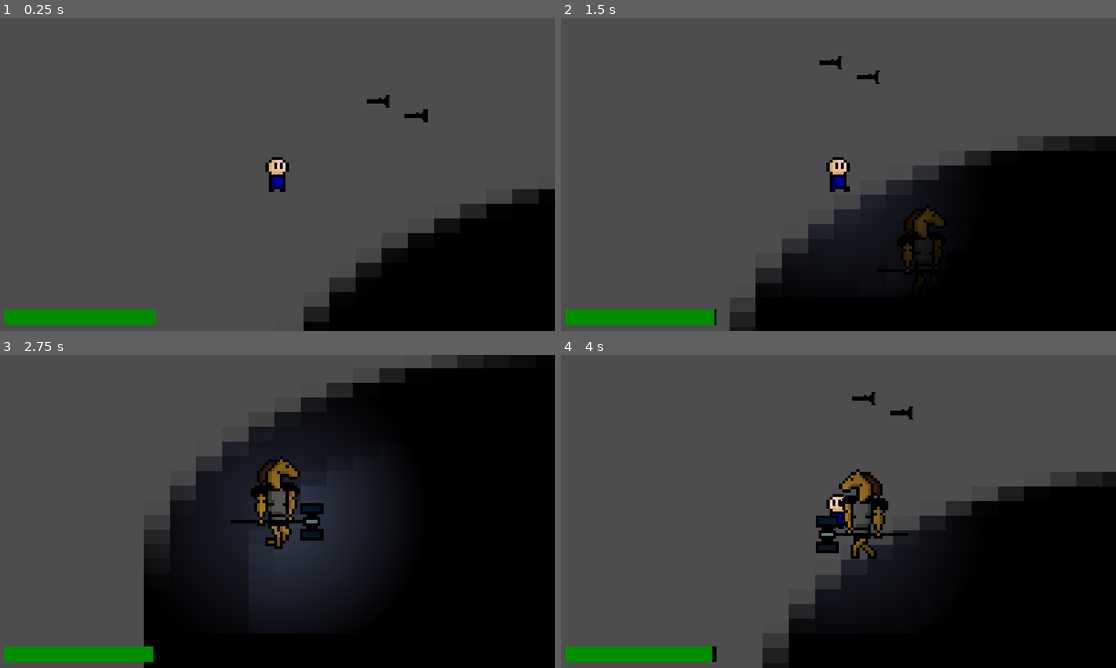
Above: before the commit, frames 1-4 (two rows, left to right).
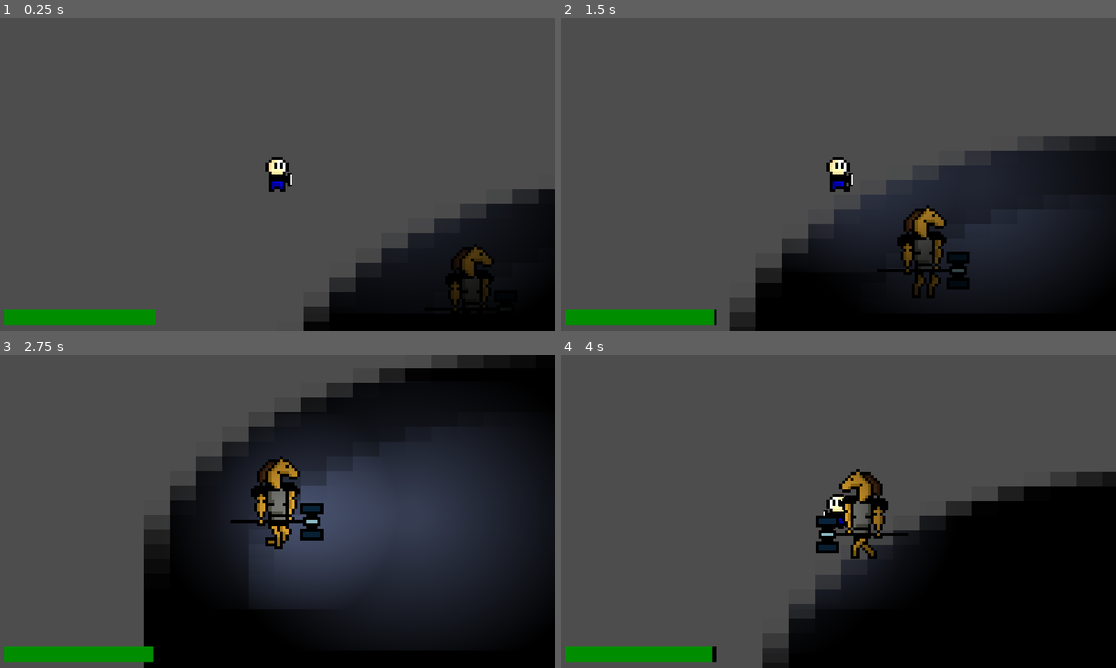
Above: after the commit, the same moments.

Repository: SportWizard/Horror-Game
Game: Godot game, scene res://game.tscn
Same seed, same stepped clock (60 frames per second), same inputs: the game is played once before the commit and once after it. The engine's default icon, where the game draws it, is replaced by a stand-in: a white triangle on a blue panel in a dark square.
Inputs:
- Up to frame 1 (0.25 s): no input
- Up to frame 2 (1.5 s): tap Enter (ui_accept) at 0.5 s; hold D (Right) 0.53-1.28 s; hold Enter (ui_accept) 0.53-1.28 s; hold S (Down) from 1.28 s (still down); tap Shift (Sprint) at 1.35 s
- Up to frame 3 (2.75 s): tap Enter (ui_accept) at 1.52, 1.55, 1.82 s; release S (Down) at 2.03 s; hold D (Right) from 2.03 s (still down); hold Enter (ui_accept) from 2.03 s (still down)
- Up to frame 4 (4 s): release D (Right) at 2.78 s; release Enter (ui_accept) at 2.78 s; hold W (Up) 2.78-3.53 s; tap Shift (Sprint) at 2.85 s; tap Enter (ui_accept) at 3.02, 3.05, 3.32 s; hold A (Left) from 3.53 s (still down); hold Enter (ui_accept) from 3.53 s (still down)

The runs differ from the first frame. In frame 1, 2.8% of the frame differs, in the area x 48-91%, y 24-94%; in frame 2, 13%; in frame 3, 24%, in the area x 44-100%, y 20-90%; in frame 4, 0.6%.

Commit message:
Update flashlight

Diff:
--- a/Entities/Player/player.gd
+++ b/Entities/Player/player.gd
@@ -73,3 +73,7 @@
 	self._movement()
 	self._animation()
 	self.move_and_slide()
+	if Input.is_action_pressed("ui_accept") and $Flashlight.visible == true:
+		$Flashlight.visible = false
+	elif Input.is_action_pressed("ui_accept") and $Flashlight.visible == false:
+		$Flashlight.visible = true
--- a/Entities/Player/player.tscn
+++ b/Entities/Player/player.tscn
@@ -178,15 +178,15 @@
 states/Start/position = Vector2(200, 98.25)
 transitions = ["Start", "Idle", SubResource("AnimationNodeStateMachineTransition_4wf4l"), "Idle", "Move", SubResource(" …(410 unchanged characters)…
 
-[sub_resource type="StyleBoxFlat" id="StyleBoxFlat_lu8i8"]
-bg_color = Color(0, 0, 0, 1)
-
-[sub_resource type="StyleBoxFlat" id="StyleBoxFlat_tekja"]
-bg_color = Color(0, 0.552207, 0, 1)
-
 [sub_resource type="CapsuleShape2D" id="CapsuleShape2D_tekja"]
 radius = 2.0
 height = 8.0
+
+[sub_resource type="StyleBoxFlat" id="StyleBoxFlat_lu8i8"]
+bg_color = Color(0, 0, 0, 1)
+
+[sub_resource type="StyleBoxFlat" id="StyleBoxFlat_tekja"]
+bg_color = Color(0, 0.552207, 0, 1)
 
 [sub_resource type="CircleShape2D" id="CircleShape2D_lu8i8"]
 radius = 5.0
@@ -212,8 +212,18 @@
 parameters/Move/blend_position = Vector2(-0.00195503, 0.00817442)
 parameters/Run/blend_position = Vector2(-0.0195503, 0.00272477)
 
+[node name="CollisionShape2D" type="CollisionShape2D" parent="."]
+position = Vector2(0, 4)
+rotation = 1.5708
+shape = SubResource("CapsuleShape2D_tekja")
+
 [node name="Camera2D" type="Camera2D" parent="."]
 zoom = Vector2(10, 10)
+
+[node name="Light" parent="." instance=ExtResource("3_lu8i8")]
+scale = Vector2(0.12, 0.12)
+
+[node name="StaminaTimer" type="Timer" parent="."]
 
 [node name="UI" type="CanvasLayer" parent="."]
 
@@ -227,16 +237,6 @@
 show_percentage = false
 metadata/_edit_use_anchors_ = true
 
-[node name="CollisionShape2D" type="CollisionShape2D" parent="."]
-position = Vector2(0, 4)
-rotation = 1.5708
-shape = SubResource("CapsuleShape2D_tekja")
-
-[node name="Light" parent="." instance=ExtResource("3_lu8i8")]
-scale = Vector2(0.15, 0.15)
-
-[node name="StaminaTimer" type="Timer" parent="."]
-
 [node name="ItemDetector" type="Area2D" parent="."]
 collision_layer = 0
 collision_mask = 8
--- a/Items/Flashlight/flashlight.gd
+++ b/Items/Flashlight/flashlight.gd
@@ -1 +1,26 @@
 extends Item
+
+@onready var _parent = get_parent()
+@onready var _sprite = $Sprite2D
+@onready var _collisionShape = $CollisionShape2D
+@onready var _pointlight = $PointLight2D
+
+var _cur_dir: Vector2 = Vector2(1, 0) # -1 is left and 1 is right, y is 0
+
+func _physics_process(delta: float) -> void:
+	if self._parent.name.substr(0, 6) == "Player":
+		self._collisionShape.disabled = true
+
+		if self._cur_dir != self._parent._cur_dir:
+			self._cur_dir = self._parent._cur_dir
+
+			self._pointlight.position = -self._pointlight.position
+
+			if self._parent._cur_dir.x > 0:
+				self._sprite.flip_h = false
+				self._sprite.position.x += 4
+			elif self._parent._cur_dir.x < 0:
+				self._sprite.flip_h = true
+				self._sprite.position.x -= 4
+	else:
+		self._collisionShape.disabled = false
--- a/Items/Flashlight/flashlight.tscn
+++ b/Items/Flashlight/flashlight.tscn
@@ -1,13 +1,14 @@
-[gd_scene load_steps=4 format=3 uid="uid://dqyt6et7w154f"]
+[gd_scene load_steps=5 format=3 uid="uid://dqyt6et7w154f"]
 
 [ext_resource type="Texture2D" uid="uid://dp06jgj42skpt" path="res://Items/Flashlight/flashlight.png" id="1_i7qh5"]
 [ext_resource type="Script" uid="uid://bj2d1w6lqk0k0" path="res://Items/Flashlight/flashlight.gd" id="2_4syc5"]
+[ext_resource type="Texture2D" uid="uid://dpvod63wb4e7a" path="res://Other/Light/light.png" id="3_ee1oo"]
 
 [sub_resource type="CapsuleShape2D" id="CapsuleShape2D_4syc5"]
 radius = 2.0
 height = 8.0
 
-[node name="Flashlight" type="StaticBody2D"]
+[node name="Flashlight" type="CharacterBody2D"]
 scale = Vector2(0.5, 0.5)
 collision_layer = 8
 collision_mask = 4
@@ -19,3 +20,8 @@
 [node name="CollisionShape2D" type="CollisionShape2D" parent="."]
 rotation = 1.5708
 shape = SubResource("CapsuleShape2D_4syc5")
+
+[node name="PointLight2D" type="PointLight2D" parent="."]
+position = Vector2(89, -1)
+scale = Vector2(0.39, 0.330373)
+texture = ExtResource("3_ee1oo")
--- a/Items/item.gd
+++ b/Items/item.gd
@@ -1 +1 @@
-class_name Item extends Node2D
+class_name Item extends CharacterBody2D
--- a/game.tscn
+++ b/game.tscn
@@ -7,9 +7,8 @@
 
 [node name="Game" type="Node2D"]
 
-[node name="Darkness" type="CanvasModulate" parent="."]
-position = Vector2(-6.10352e-05, -3.05176e-05)
-color = Color(0.00351917, 0.00351917, 0.00351916, 1)
+[node name="DirectionalLight2D" type="DirectionalLight2D" parent="."]
+blend_mode = 1
 
 [node name="Temporary background" type="Sprite2D" parent="."]
 position = Vector2(578, 324.5)
@@ -18,11 +17,8 @@
 
 [node name="Player" parent="." instance=ExtResource("1_80nbo")]
 
+[node name="Flashlight" parent="Player" instance=ExtResource("4_fc0e3")]
+position = Vector2(1, 2)
+
 [node name="Horse man" parent="." instance=ExtResource("3_feb5d")]
 position = Vector2(67, 40)
-
-[node name="Flashlight" parent="." instance=ExtResource("4_fc0e3")]
-position = Vector2(48, -20)
-
-[node name="Flashlight2" parent="." instance=ExtResource("4_fc0e3")]
-position = Vector2(35, -25)
